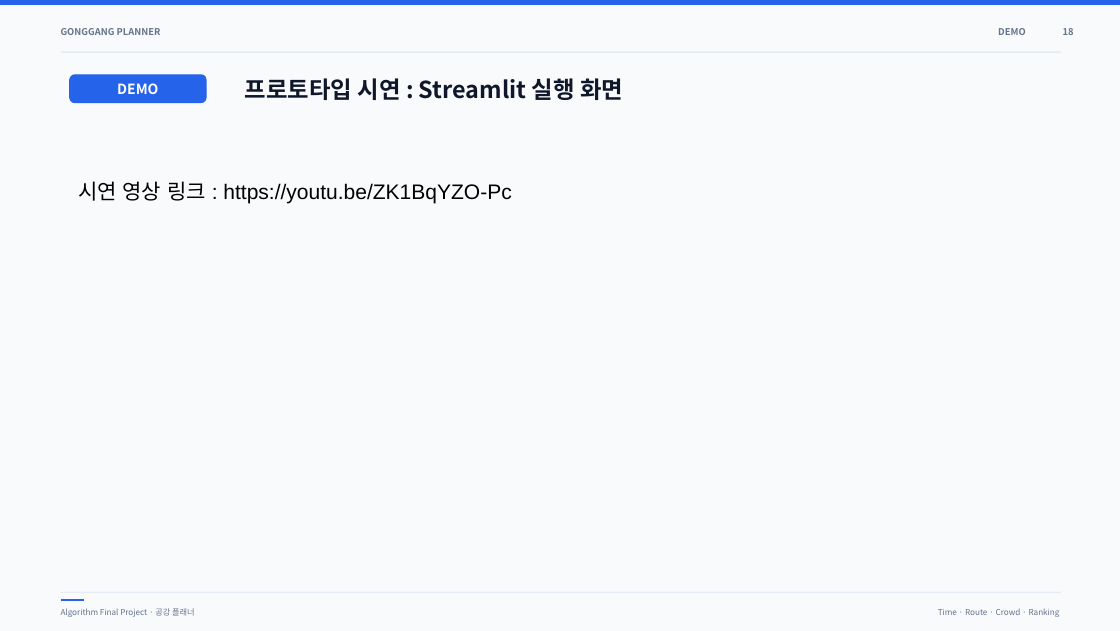
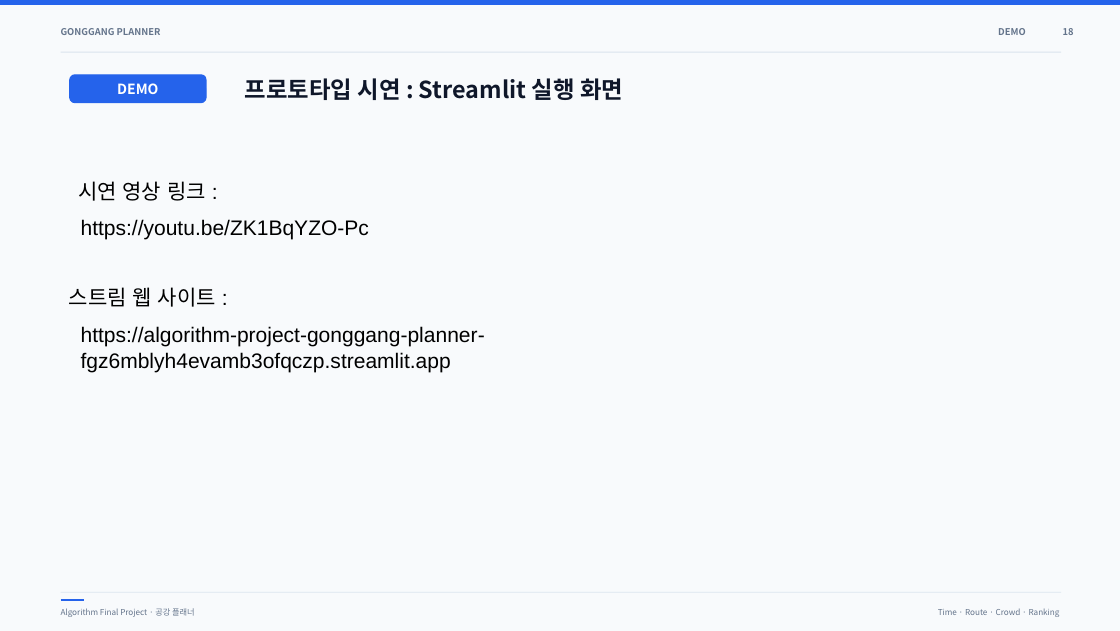
Before and after one commit to kangseohyun/Algorithm-Project-GONGGANG-PLANNER, a slide deck: slide 18 of 공강플래너.pptx. Drawn at 1120x631 pixels with LibreOffice and Linux fonts; fonts in the diff are those of the drawing. Boxes give left, top, right and bottom in pixels: in the first picture for what was removed or moved away, otherwise in the second. Text is boxed around its words. In the diff, an @@ line names an element or a change of style, - is before the commit and + after.

```diff
--- a/공강플래너.pptx
+++ b/공강플래너.pptx
@@ text at [78, 181, 206, 201]: text changed @@
-시연 영상 링크 : https://youtu.be/ZK1BqYZO-Pc
+시연 영상 링크 :
@@ text added at [81, 219, 369, 240], 18 pt, text #000000 @@
+https://youtu.be/ZK1BqYZO-Pc
@@ text added at [69, 287, 216, 307], 18 pt, text #000000 @@
+스트림 웹 사이트 :
@@ text added at [81, 326, 485, 372], 18 pt, text #000000 @@
+https://algorithm-project-gonggang-planner-fgz6mblyh4evamb3ofqczp.streamlit.app
```
